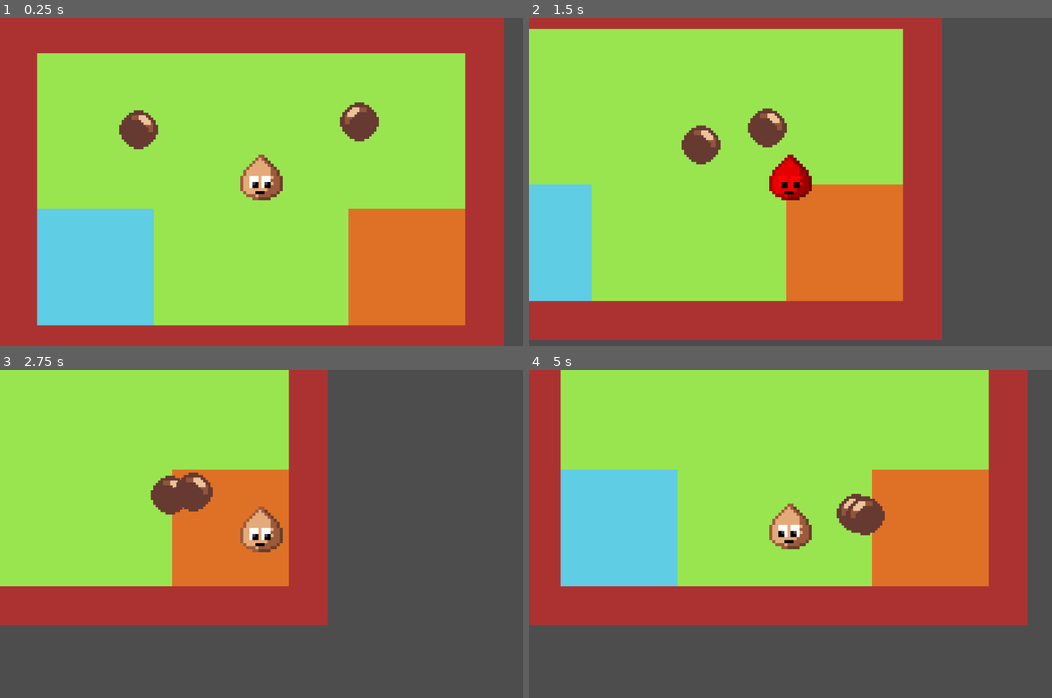
Above: before the commit, frames 1-4 (two rows, left to right).
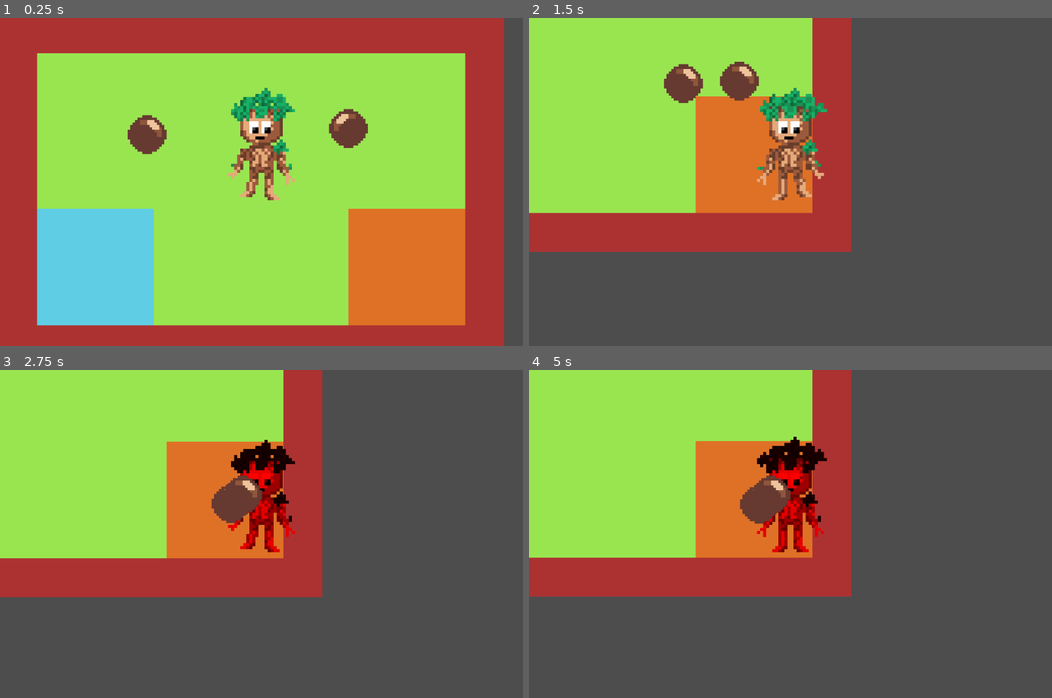
Above: after the commit, the same moments.

Repository: NicoheroesDX/growup
Game: Godot game, scene res://src/levels/Level0.tscn
Same seed, same stepped clock (60 frames per second), same inputs: the game is played once before the commit and once after it. This scene is started directly instead of the project's main scene.
Inputs:
- Up to frame 1 (0.25 s): no input
- Up to frame 2 (1.5 s): hold D (growup_right) 0.53-1.28 s; hold S (growup_down) from 1.28 s (still down)
- Up to frame 3 (2.75 s): release S (growup_down) at 2.03 s; hold D (growup_right) from 2.03 s (still down)
- Up to frame 4 (5 s): release D (growup_right) at 2.78 s; hold Shift (growup_dash) 2.78-3.53 s; hold A (growup_left) from 3.53 s (still down)

The runs differ from the first frame. In frame 1, 3.9% of the frame differs, in the area x 22-73%, y 21-56%; in frame 2, 57%; in frame 3, 18%; in frame 4, 58%, in the area x 0-96%, y 0-78%.

Commit message:
Something with collisions

Diff:
--- a/src/actors/Actor.gd
+++ /dev/null
@@ -1,4 +0,0 @@
-extends CharacterBody2D
-class_name Actor
-
-var speed = 0
--- a/src/actors/Enemy.gd
+++ b/src/actors/Enemy.gd
@@ -1,13 +1,22 @@
-extends Actor
+extends CharacterBody2D
+class_name Enemy
 
-class_name Enemy
+var speed = 0
 
 var moveCounter = 0
 @onready var player = get_parent().get_node("Player")
 
 @onready var hitSound = get_node("HitSound")
 @onready var sprite = get_node("AnimatedSprite2D")
+@onready var collider = get_node("CollisionShape2D");
+@onready var playerCollider = get_node("PlayerDetector").get_child(0);
 @onready var area = get_node("PlayerDetector")
+
+var originalSpriteScaleX = 0
+var originalColliderRotation = 0
+var originalPlayerColliderRotation = 0
+
+var maxSpeed = 90
 
 var isHurt = false
 
@@ -19,9 +28,12 @@
 var health: int = 0
 
 func _ready():
-	print("Called Enemy")
 	var rng = RandomNumberGenerator.new()
 	health = rng.randf_range(1, 20)
+
+	originalSpriteScaleX = sprite.scale.x
+	originalColliderRotation = collider.rotation
+	originalPlayerColliderRotation = playerCollider.rotation
 
 func _process(delta):
 	if blinkingTimer > 0:
@@ -62,13 +74,21 @@
 	var speedRange = rng.randf()*2
 	velocity = playerPos-enemyPos
 
-	if velocity.x > 1:
-		sprite.scale.x = -1
-	else:
-		sprite.scale.x = 1
+	adjust_sprite_direction()
+
+	velocity *= speedRange
+
+	if velocity.x > maxSpeed:
+		velocity.x = maxSpeed
+	if velocity.x < -maxSpeed:
+		velocity.x = -maxSpeed
+	if velocity.y > maxSpeed:
+		velocity.y = maxSpeed
+	if velocity.y < -maxSpeed:
+		velocity.y = -maxSpeed
 
 	set_velocity(velocity*speedRange)
-	move_and_collide(velocity*delta)
+	move_and_slide()
 
 func roam_around_randomly():
 	var rng = RandomNumberGenerator.new()
@@ -90,14 +110,9 @@
 	elif moveCounter > randomMoveCounter:
 		velocity = Vector2(0, 0)
 
-	if velocity.x > 1:
-		sprite.scale.x = -1
-	else:
-		sprite.scale.x = 1
-
+	adjust_sprite_direction()
 	set_velocity(velocity)
 	move_and_slide()
-	velocity = velocity
 
 func die():
 	PlayerVariables.experience += 10
@@ -125,6 +140,16 @@
 	if PlayerVariables.health <= 0:
 		Global.changeScene("res://src/transitions/GameOver.tscn")
 
+func adjust_sprite_direction():
+	if velocity.x < 0:
+		sprite.scale.x = originalSpriteScaleX
+		collider.rotation = originalColliderRotation
+		playerCollider.rotation = originalPlayerColliderRotation
+	else:
+		sprite.scale.x = -originalSpriteScaleX
+		collider.rotation = -originalColliderRotation
+		playerCollider.rotation = -originalPlayerColliderRotation
+
 func _on_PlayerDetector_body_entered(body):
 	if (body.get_groups().has("player")):
 		kill_player()
--- a/src/actors/Enemy.tscn
+++ b/src/actors/Enemy.tscn
@@ -13,6 +13,7 @@
 [node name="Enemy" type="CharacterBody2D" groups=["enemy"]]
 collision_layer = 2
 collision_mask = 33
+motion_mode = 1
 script = ExtResource("2")
 
 [node name="CollisionShape2D" type="CollisionShape2D" parent="."]
--- a/src/actors/Player.gd
+++ b/src/actors/Player.gd
@@ -1,4 +1,7 @@
-extends Actor
+extends CharacterBody2D
+class_name Player
+
+var speed = 0
 
 const projectilePath = preload('res://src/entities/Projectile.tscn')
 
@@ -110,6 +113,6 @@
 			dashTimer = 0
 			isDashing = false
 	control_player()
+
 	set_velocity(velocity)
 	move_and_slide()
-	velocity = velocity
--- a/src/actors/Player.tscn
+++ b/src/actors/Player.tscn
@@ -186,6 +186,8 @@
 height = 20.0
 
 [node name="Player" type="CharacterBody2D" groups=["player"]]
+collision_mask = 3
+motion_mode = 1
 script = ExtResource("1")
 
 [node name="RootSlash" parent="." instance=ExtResource("6")]
--- a/src/actors/Silverfish.tscn
+++ b/src/actors/Silverfish.tscn
@@ -30,12 +30,13 @@
 [node name="Silverfish" type="CharacterBody2D" groups=["enemy"]]
 collision_layer = 2
 collision_mask = 33
+motion_mode = 1
+platform_wall_layers = 3
 script = ExtResource("2")
 
 [node name="CollisionShape2D" type="CollisionShape2D" parent="."]
 position = Vector2(0, 4)
 rotation = 1.93732
-scale = Vector2(1, 1)
 shape = SubResource("1")
 
 [node name="AnimatedSprite2D" type="AnimatedSprite2D" parent="."]
--- a/src/singletons/PlayerVariables.gd
+++ b/src/singletons/PlayerVariables.gd
@@ -24,7 +24,15 @@
 	SPEED_SIX
 	}
 
-var learnedMoves: Array[MOVE] = [MOVE.DASH_MOVE]
+var learnedMoves: Array[MOVE] = [MOVE.DASH_MOVE, MOVE.TWO_LIFE,
+	MOVE.THREE_LIFE,
+	MOVE.FIVE_LIFE,
+	MOVE.LEAF_BLAST,
+	MOVE.DOUBLE_LEAF_BLAST,
+	MOVE.ROOT_SLASH,
+	MOVE.SPEED_TWO,
+	MOVE.SPEED_FOUR,
+	MOVE.SPEED_SIX]
 
 func learnMove(move):
 	learnedMoves.push_back(move)
